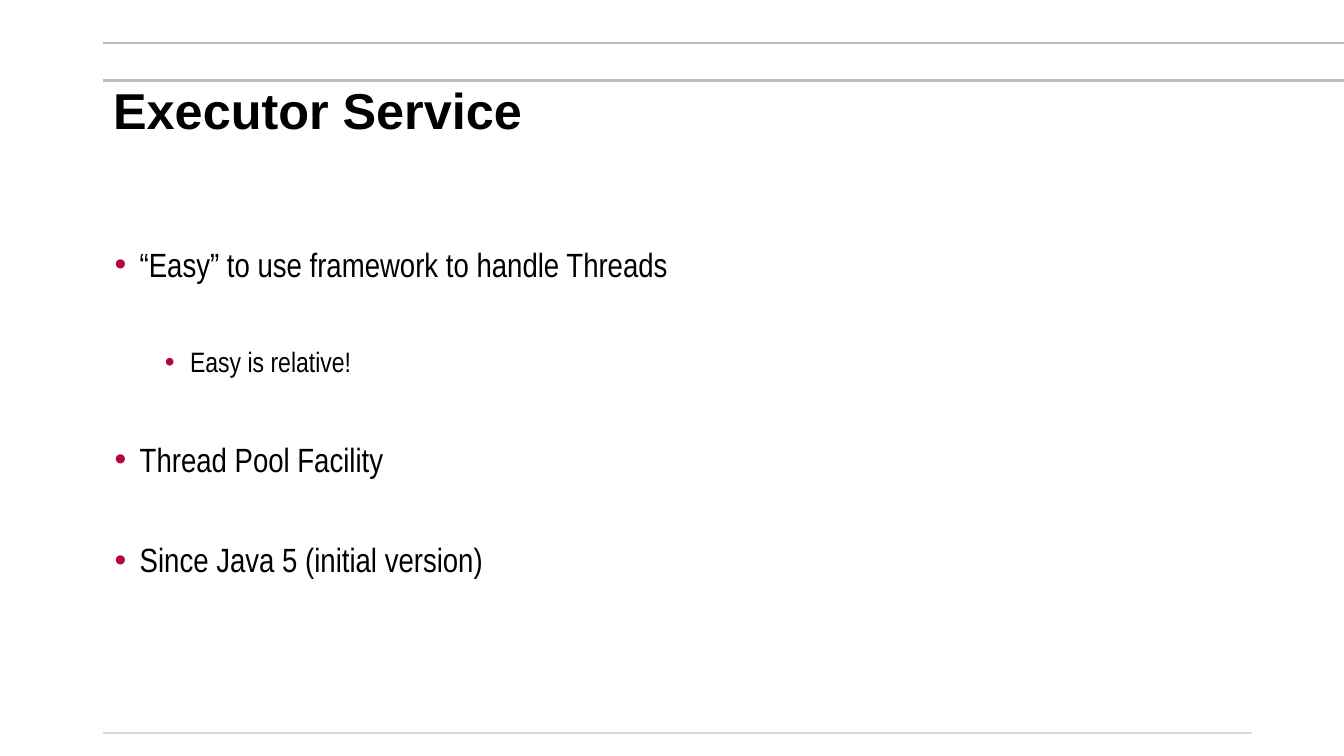
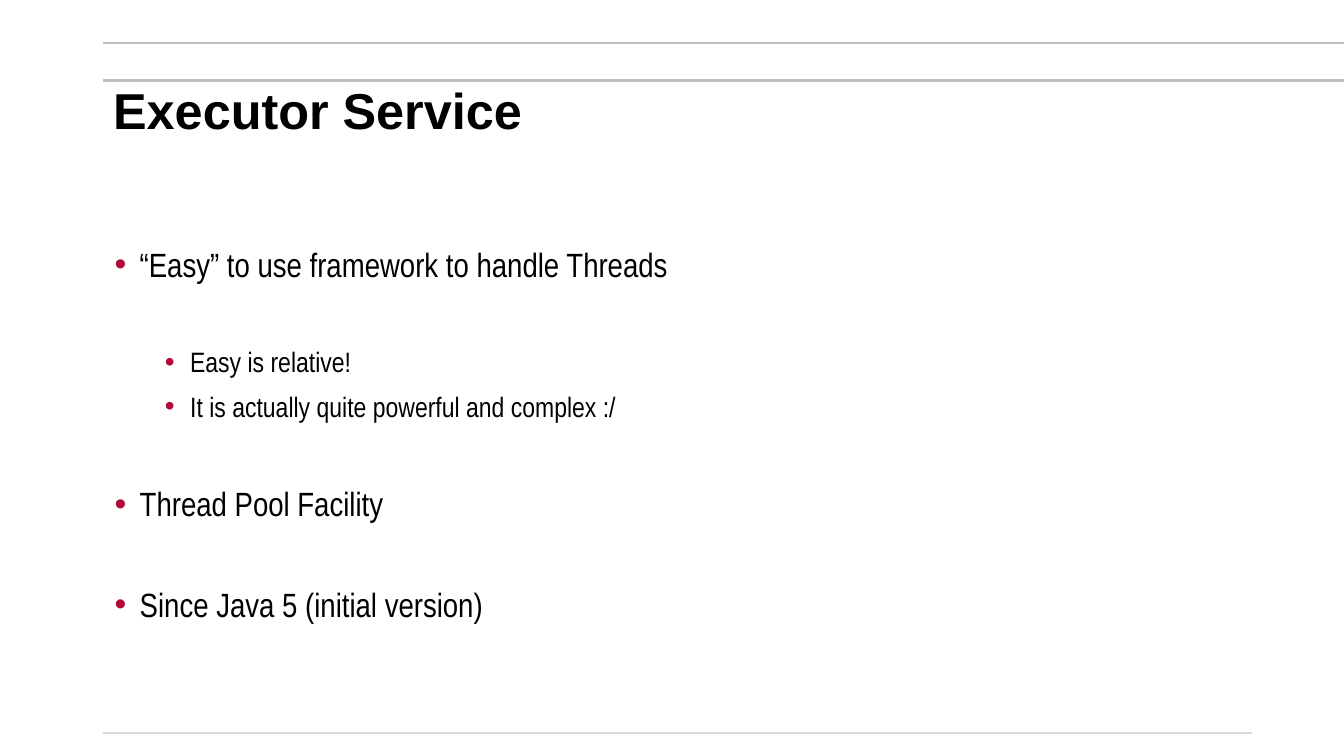
Before and after one commit to mikegrace2/CSEN160-Fall2026-Course-Website, a slide deck: slide 3 of lectures/Week07_Miscellaneuos/1_Threads_ExecutorService_V4.pptx. Drawn at 1344x756 pixels with LibreOffice and Linux fonts; fonts in the diff are those of the drawing; background and template pictures are left out. Boxes give left, top, right and bottom in pixels: in the first picture for what was removed or moved away, otherwise in the second. Text is boxed around its words. In the diff, an @@ line names an element or a change of style, - is before the commit and + after.

```diff
--- a/lectures/Week07_Miscellaneuos/1_Threads_ExecutorService_V4.pptx
+++ b/lectures/Week07_Miscellaneuos/1_Threads_ExecutorService_V4.pptx
@@ text at [190, 396, 597, 422]: paragraph added @@
+  • It is actually quite powerful and complex :/
```
Also in this commit, not shown: 5 other slides changed.
